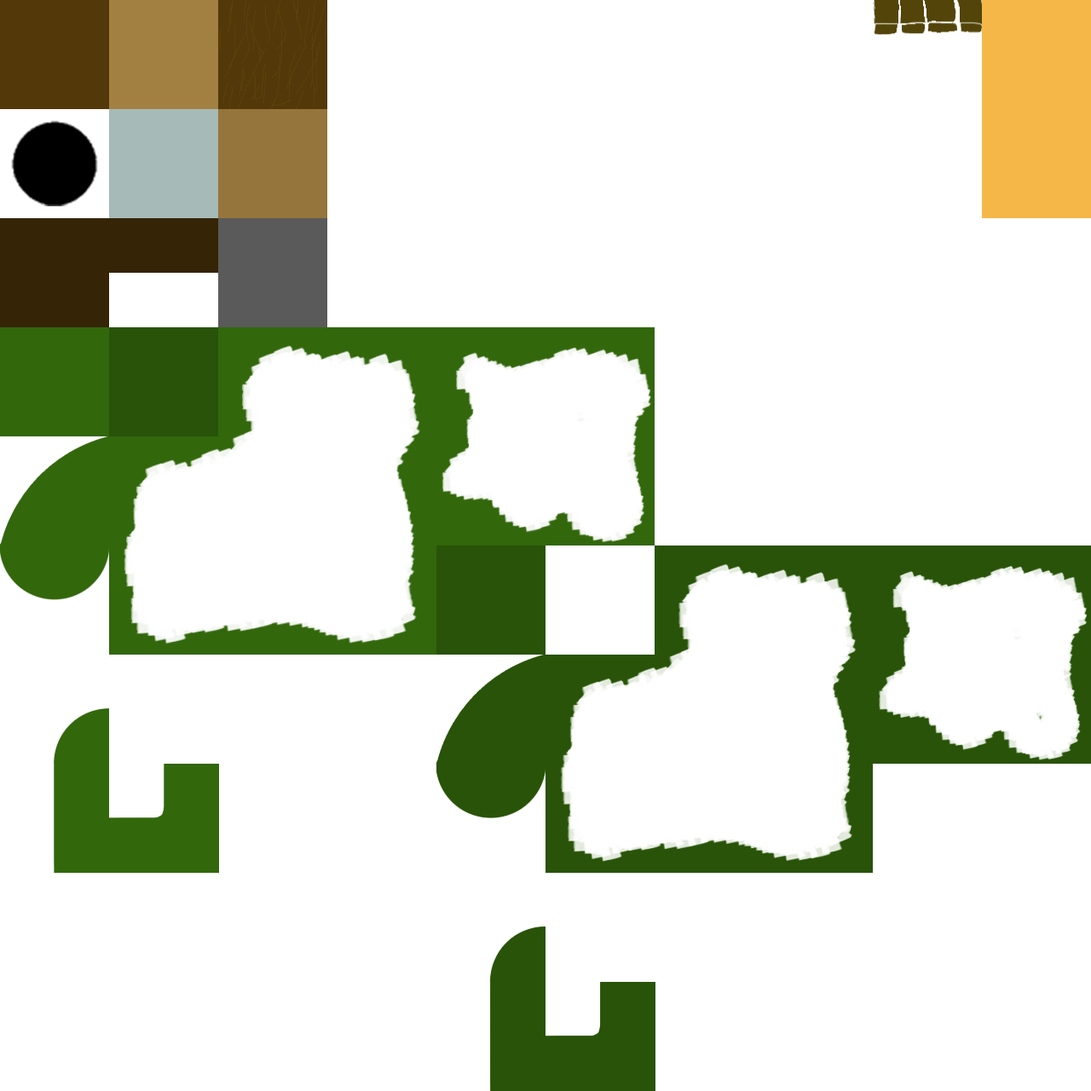
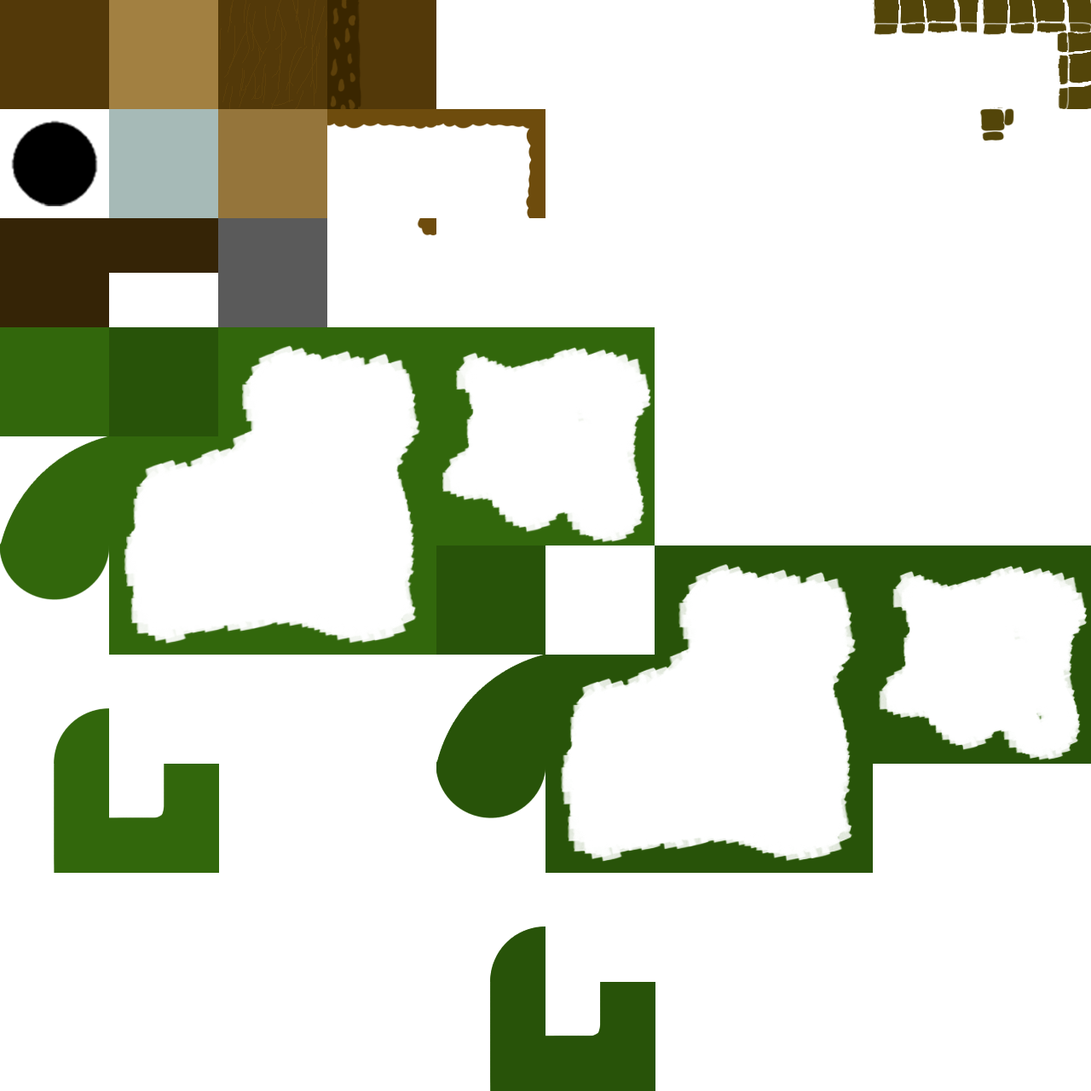
Two versions of the same layered image (w=1091, h=1091). Layer-by-layer changes:
painted on "Calque 16" over <box>327,0,546,237</box>
removed layer "Calque 11" over <box>977,0,1091,219</box>
renamed "Calque 15" to "Calque 18", painted on it over <box>327,0,1091,237</box>
